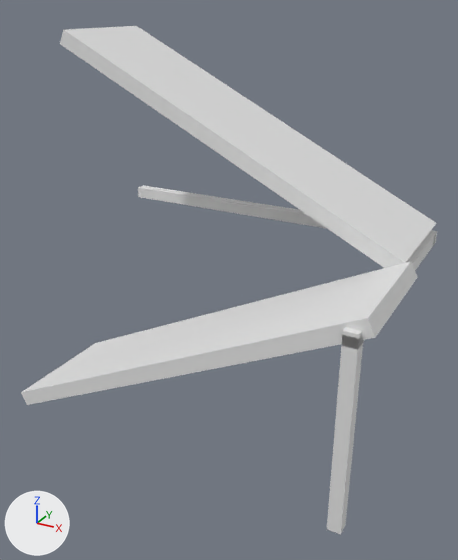
An edit to the FBX model Assets/Models/Tetrominos/Slides/VS4.fbx, drawn before and after from the same camera.
Both versions are drawn from a camera (50 mm lens) standing at (5.4, -3.74, 7.81) and looking at (3.13, 0.38, 5.75). Lighting does not change. The marker at lower left points along +X, +Y and +Z. Where no turn or scale is listed for an object, it has been applied to the vertices.
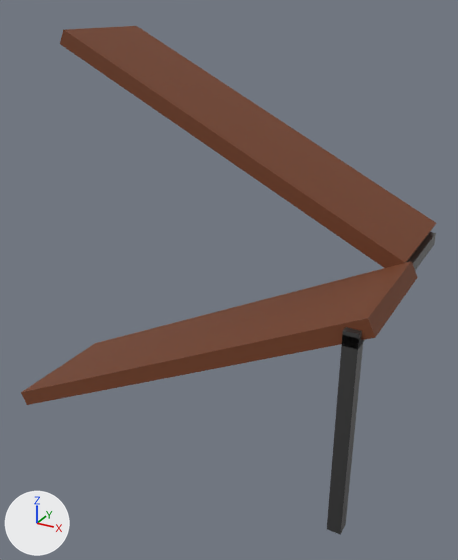
The change, as a diff of the scene's bpy script:
```diff
--- a/Assets/Models/Tetrominos/Slides/VS4.fbx.py
+++ b/Assets/Models/Tetrominos/Slides/VS4.fbx.py
@@ mat_wood @@
+mat_wood = principled_material('Wood')
+mat_wood.base_color = (0.174, 0.0489, 0.0162)  # brown #743e22
+mat_wood.roughness = 0.673
@@ mat_metall @@
+mat_metall = principled_material('Metall')
+mat_metall.base_color = (0.135, 0.135, 0.135)  # dark grey #676767
+mat_metall.metallic = 0.85
+mat_metall.roughness = 0.28
@@ me_cube_065 @@
 me_cube_065.from_pydata(...)  # 8 vertices, 6 faces; spans x -0.05..0.05, y -1.0..1.0, z -0.05..0.05
+me_cube_065.materials.append(mat_metall)  # dark grey #676767
@@ me_cube_097 @@
 me_cube_097.from_pydata(...)  # 8 vertices, 6 faces; spans x -1.52..1.52, y -0.5..0.5, z -0.79..0.79
+me_cube_097.materials.append(mat_wood)  # brown #743e22
@@ me_cube_098 @@
 me_cube_098.from_pydata(...)  # 8 vertices, 6 faces; spans x -1.51..1.51, y -0.5..0.5, z -0.79..0.79
+me_cube_098.materials.append(mat_wood)  # brown #743e22
@@ me_cube_066 @@
 me_cube_066.from_pydata(...)  # 8 vertices, 6 faces; spans x -0.05..0.05, y -0.05..0.05, z -0.75..0.75
+me_cube_066.materials.append(mat_metall)  # dark grey #676767
@@ ob_cube_046 @@
-ob_cube_046 = bpy.data.objects.new('Cube.046', me_cube_067)
-ob_cube_046.location = (3.0, 1.45, 6.0)
```

What differs and where, as boxes [x1, y1, x2, y2] in the pictures (458 x 560 px):
'Cube.024', recoloured (white to brown): [60, 26, 436, 268] in both
'Cube.023', recoloured (white to brown): [21, 261, 418, 405] in both
'Cube.045', recoloured: [327, 335, 363, 535] in both
'Cube.046', deleted: before [138, 185, 437, 244]
'Cube.044', recoloured: [342, 232, 436, 350] in both
